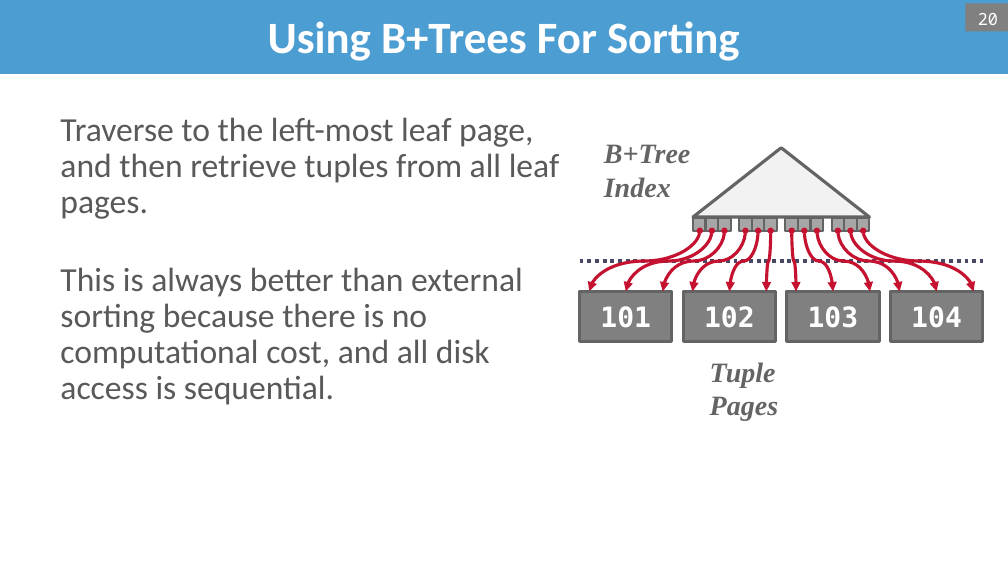
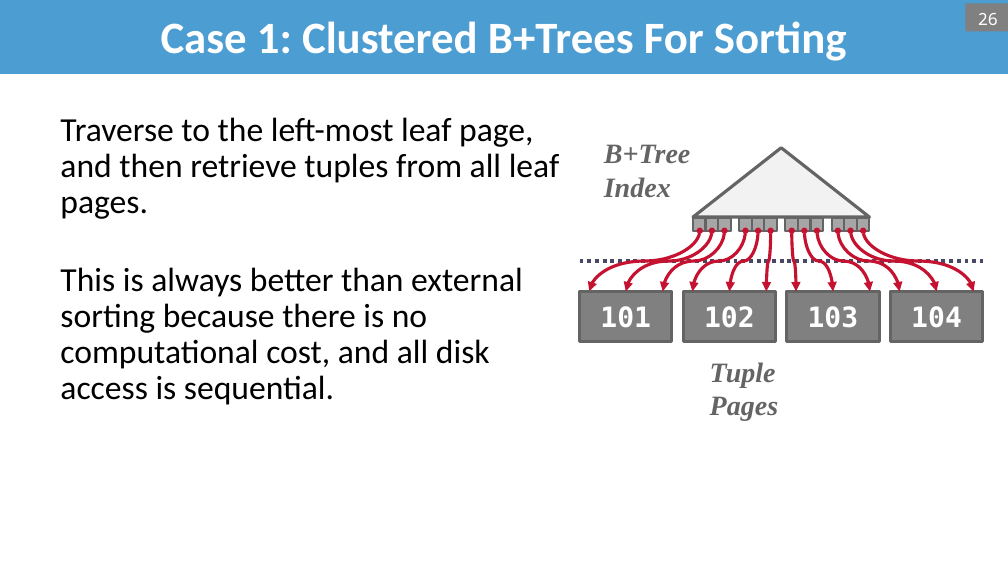
Before and after one commit to bsb20/bsb20.github.io, a slide deck: slide 26 of docs/421_f26/lectures/L10_sorting.pptx (slide 20 before the commit). Drawn at 1008x567 pixels with LibreOffice and Linux fonts; fonts in the diff are those of the drawing; background and template pictures are left out. Boxes give left, top, right and bottom in pixels: in the first picture for what was removed or moved away, otherwise in the second. Text is boxed around its words. In the diff, an @@ line names an element or a change of style, - is before the commit and + after.

Commit message:
COMP 421: post L10_sorting slides (sorting)

```diff
--- a/docs/421_f26/lectures/L10_sorting.pptx
+++ b/docs/421_f26/lectures/L10_sorting.pptx
@@ title at [161,21,847,61]: text changed @@
-Using B+Trees For Sorting
+Case 1: Clustered B+Trees For Sorting
@@ page number at [978,13,998,25]: text changed @@
-20
+26
@@ text "Traverse to the left-most leaf ..." at [60,117,560,405]: text colour #595959 to #000000 @@
```
Also in this commit, not shown: 32 other slides changed, 6 slides added, 1 other file.
